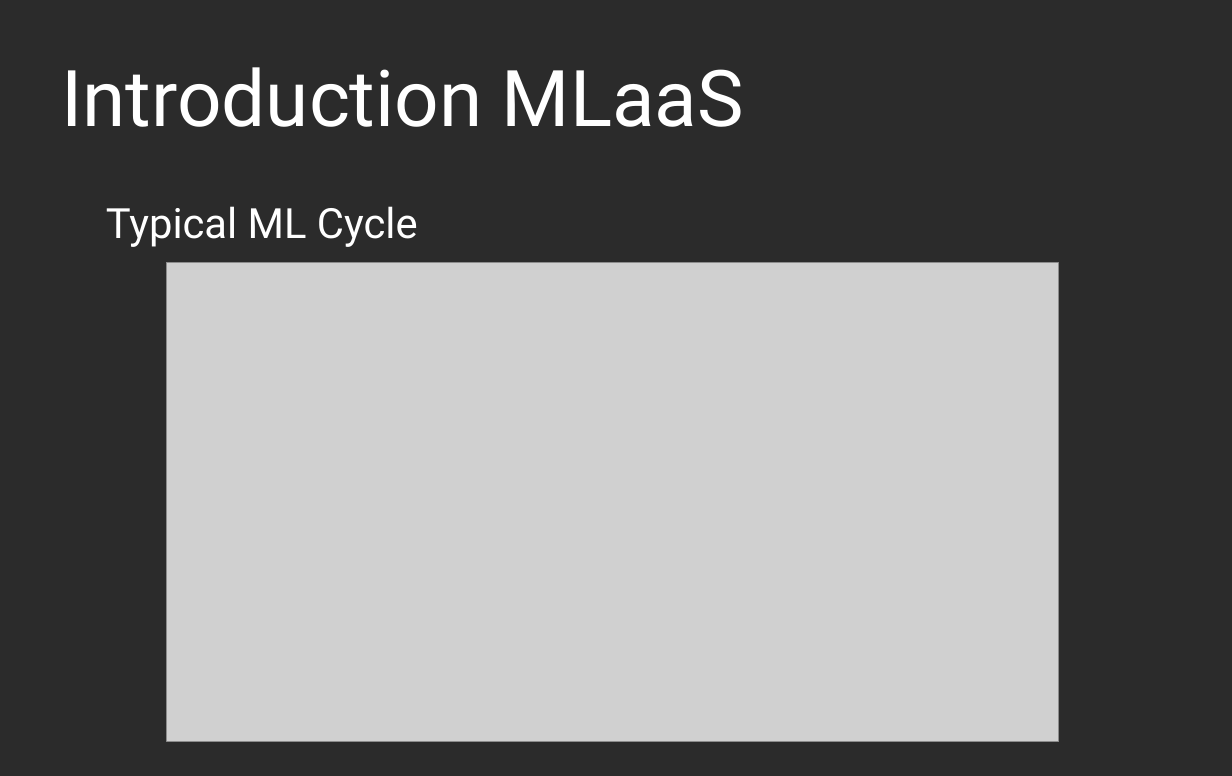
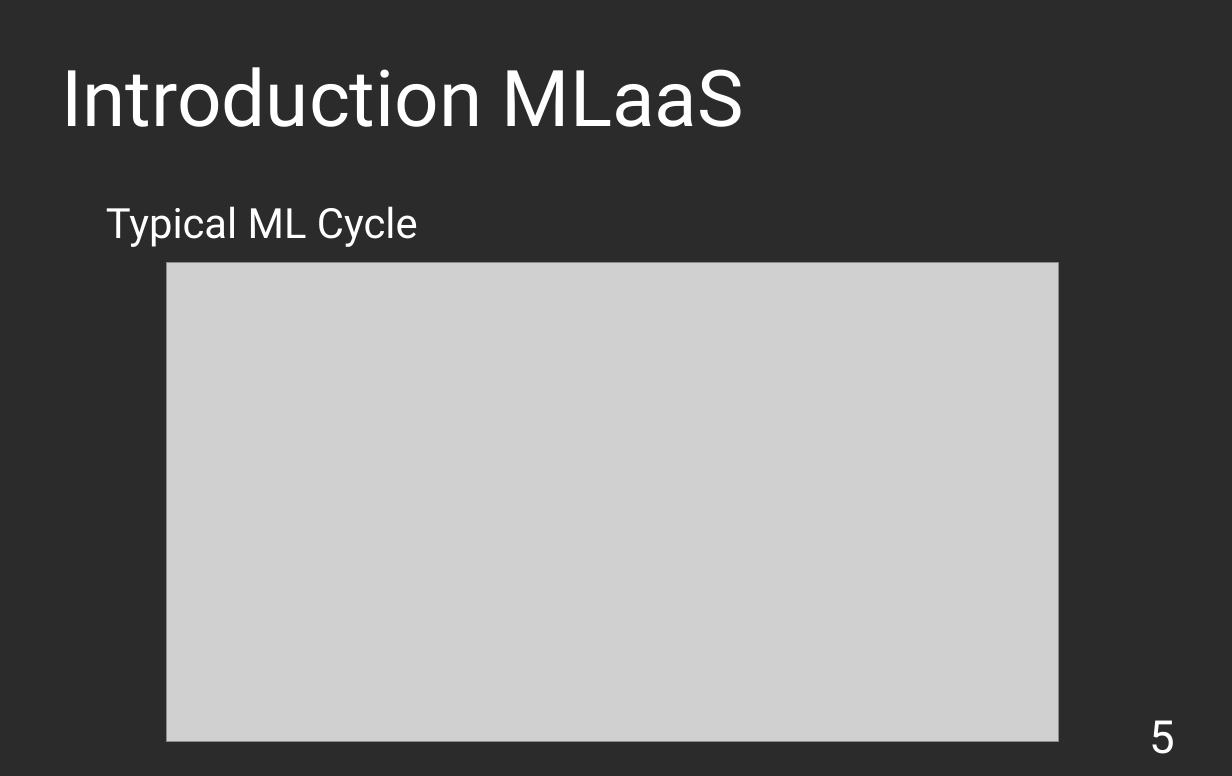
Before and after one commit to oGuzee/Workflow_Application_MLaaS, a slide deck: slide 5 of Presentation.odp. Drawn at 1232x776 pixels with LibreOffice and Linux fonts; fonts in the diff are those of the drawing; grey boxes stand for pictures; background and template pictures are left out; a plain dark background stands for a picture behind light text. Boxes give left, top, right and bottom in pixels: in the first picture for what was removed or moved away, otherwise in the second. Text is boxed around its words. In the diff, an @@ line names an element or a change of style, - is before the commit and + after.

```diff
--- a/Presentation.odp
+++ b/Presentation.odp
@@ text added at (1149,720,1175,754), 35 pt, text #FFFFFF @@
+5
```
Also in this commit, not shown: 23 other slides changed, 1 slide removed.
